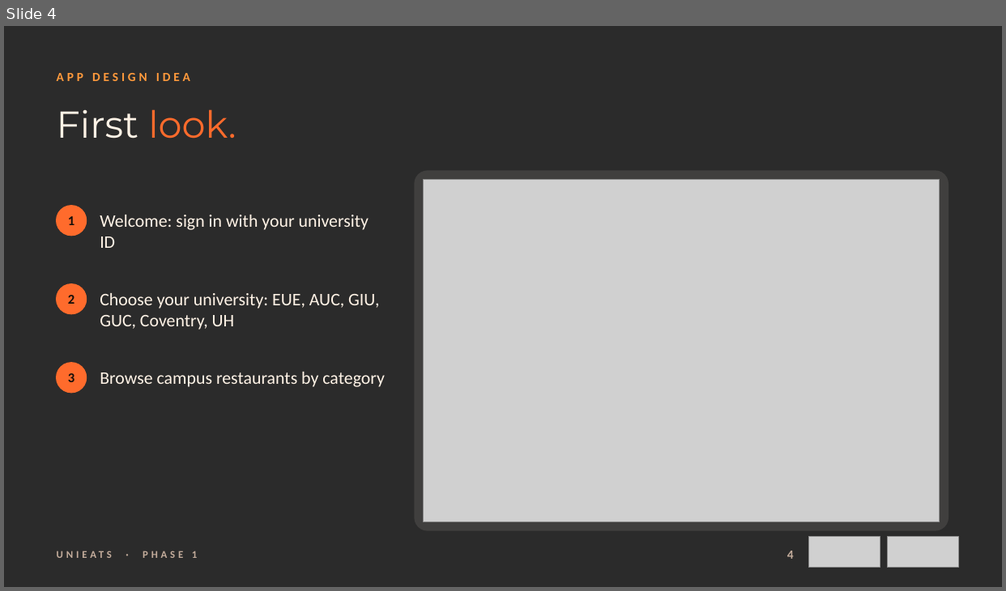
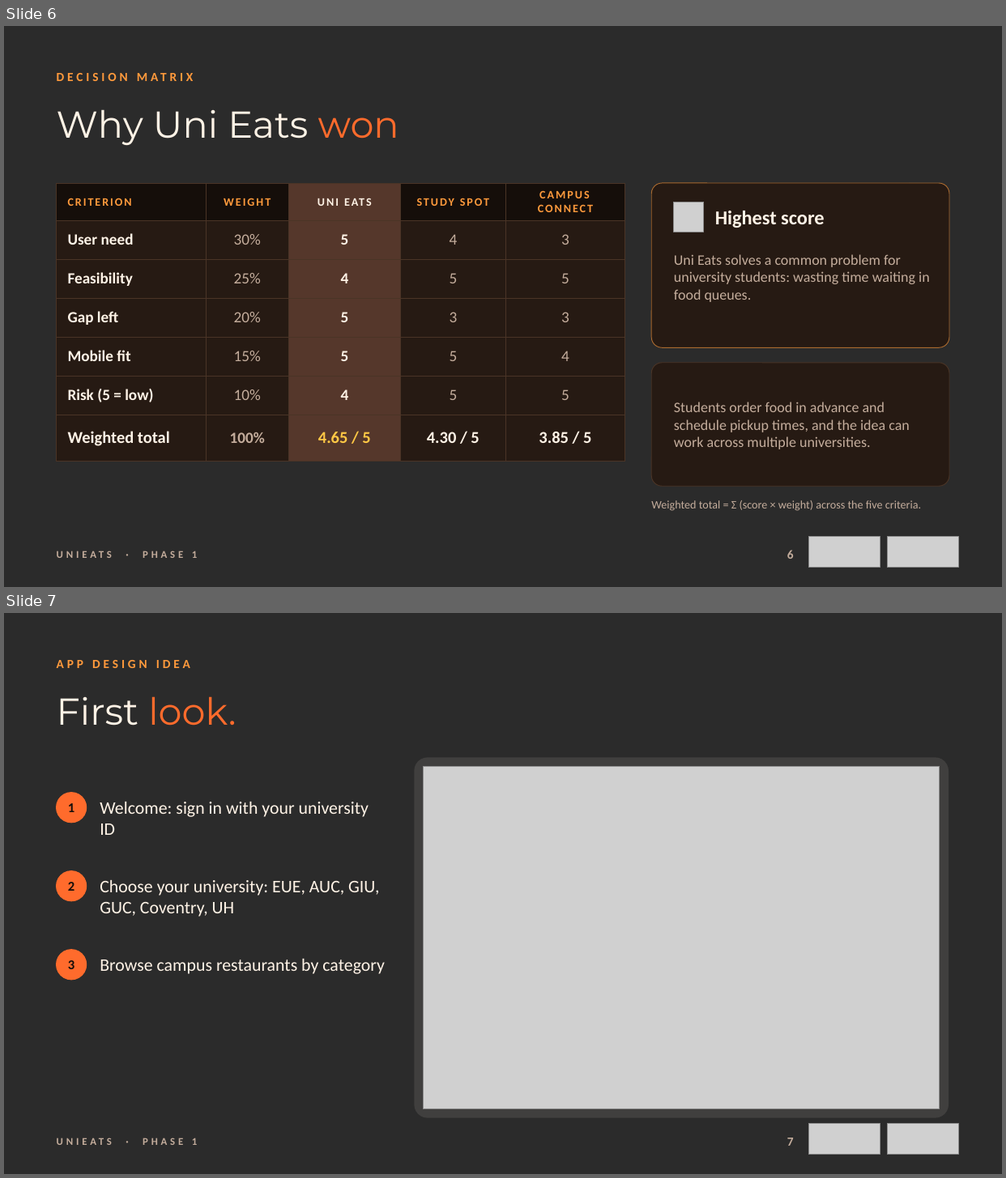
Before and after one commit to mostafaattiaa/UniEats, a slide deck: UniEats_Phase1.pptx. Shown one above the other, each under a label of ours: slide 4 before the commit, slides 6 and 7 after it. The pictures are 1006x591 and 1006x1178 pixels, drawn with LibreOffice and Linux fonts; fonts in the diff are those of the drawing; grey boxes stand for pictures; background and template pictures are left out; a plain dark background stands for a picture behind light text. Boxes give left, top, right and bottom in pixels: in the first picture for what was removed or moved away, otherwise in the second. Text is boxed around its words. In the diff, an @@ line names an element or a change of style, - is before the commit and + after.

```diff
--- a/UniEats_Phase1.pptx
+++ b/UniEats_Phase1.pptx
@@ slide 6 added at <box>4,26,1002,587</box>, background picture (left out); not listed: 1 template element that a slide beside it also shows @@
@@ text added at <box>57,63,731,90</box>, 12 pt, text #FF9A3C, bold @@
+DECISION MATRIX
@@ title added at <box>57,109,399,145</box>, 36 pt, text #FFF3E6 @@
+Why Uni Eats won
@@ table added at <box>57,183,625,450</box>, 7 rows, 5 columns @@
+CRITERION | WEIGHT | UNI EATS | STUDY SPOT | CAMPUS CONNECT
+User need | 30% | 5 | 4 | 3
+Feasibility | 25% | 4 | 5 | 5
+Gap left | 20% | 5 | 3 | 3
+Mobile fit | 15% | 5 | 5 | 4
+Risk (5 = low) | 10% | 4 | 5 | 5
+Weighted total | 100% | 4.65 / 5 | 4.30 / 5 | 3.85 / 5
@@ rounded rectangle added at <box>651,183,949,348</box>, fill #261A13, outline #FF9A3C 0.75 pt @@
@@ picture added at <box>674,202,704,232</box> @@
@@ text added at <box>715,211,824,228</box>, 19 pt, text #FFF3E6, bold @@
+Highest score
@@ text added at <box>674,254,930,302</box>, 14 pt, text #C4AD9C @@
+Uni Eats solves a common problem for university students: wasting time waiting in food queues.
@@ rounded rectangle added at <box>651,363,949,486</box>, fill #261A13, outline #4A3426 0.75 pt @@
@@ text added at <box>674,402,909,450</box>, 14 pt, text #C4AD9C @@
+Students order food in advance and schedule pickup times, and the idea can work across multiple universities.
@@ text added at <box>651,501,921,511</box>, 11 pt, text #C4AD9C @@
+Weighted total = Σ (score × weight) across the five criteria.
@@ page number added at <box>787,550,794,559</box>, 12 pt, text #C4AD9C, bold @@
+6
@@ picture added at <box>809,536,880,568</box> @@
@@ picture added at <box>888,536,958,568</box> @@
@@ what was slide 4 is now slide 7 @@
@@ page number at <box>787,1138,794,1146</box>: text changed @@
-4
+7
```
Also in this commit, not shown: 2 other slides added, 4 other files.
